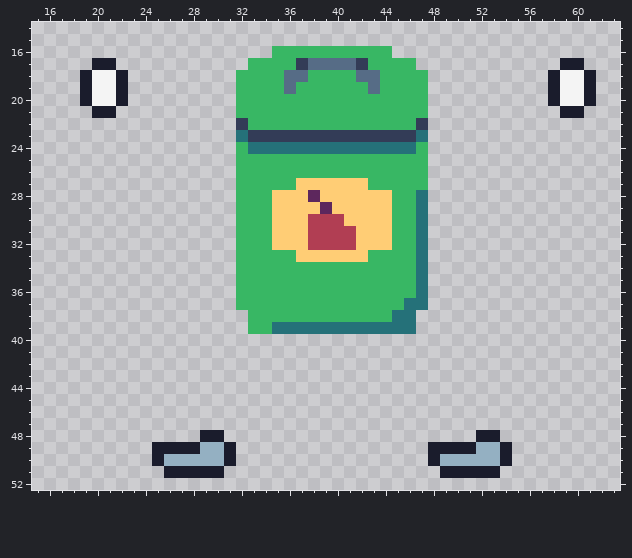
Two versions of one pixel-art sprite, cliente/src/assets/cubo_verde_L.png. Above: the version before the commit.
The file is 64x64 pixels. Shown: x 15..63, y 14..52. The old version is drawn lined up with the new one.
The result:
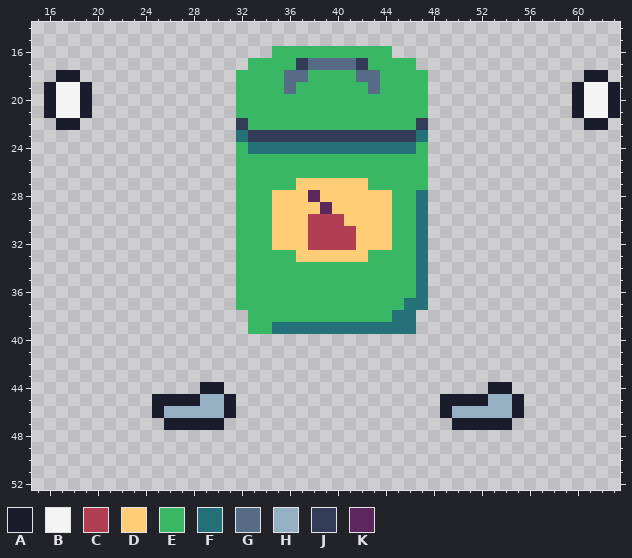
Palette (. is transparent): A #1a1c2c  B #f4f4f4  C #b13e53  D #ffcd75  E #38b764  F #257179  G #566c86  H #94b0c2  J #333c57  K #5d275d
Changes in this commit:
whole drawing moved by +8,+0 (the old picture is shown already moved)
The edit adds colour A in row 18 at x 17 to 18 and 62; in rows 19 to 20 at x 16 and 63; in row 21 at x 16, 19 and 63; in row 22 at x 17 to 18 and 61 to 62; in row 44 at x 29 to 30 and 53 to 54; in row 45 at x 25 to 28, 31, 49 to 52 and 55.
The edit adds colour A in row 46 at x 25, 31, 49 and 55; in row 47 at x 26 to 30 and 50 to 54.
Colour B gives way to colour A in rows 19 to 20 at x 60.
The edit adds colour B in rows 19 to 20 at x 17 to 18 and 62; in row 21 at x 17 to 18 and 61 to 62.
Colour A gives way to colour B in rows 19 to 20 at x 61.
The edit adds colour H in row 45 at x 29 to 30 and 53 to 54; in row 46 at x 26 to 30 and 50 to 54.
Colour A is gone in row 17 at x 20 to 21 and 59 to 60; in row 18 at x 19, 22 and 58; in rows 19 to 20 at x 22 and 58; in row 21 at x 20 to 21 and 59; in row 48 at x 29 to 30 and 52 to 53; in row 49 at x 25 to 28, 31, 48 to 51 and 54.
Colour A is gone in row 50 at x 25, 31, 48 and 54; in row 51 at x 26 to 30 and 49 to 53.
Colour B is gone in row 18 at x 20 to 21 and 59 to 60; in rows 19 to 20 at x 20 to 21 and 59.
Colour H is gone in row 49 at x 29 to 30 and 52 to 53; in row 50 at x 26 to 30 and 49 to 53.
Changed places in both pictures, as pixel boxes (x1, y1, x2, y2):
changed: (44, 58, 128, 130)
changed: (548, 58, 620, 130)
changed: (152, 382, 236, 478)
changed: (428, 382, 524, 478)
